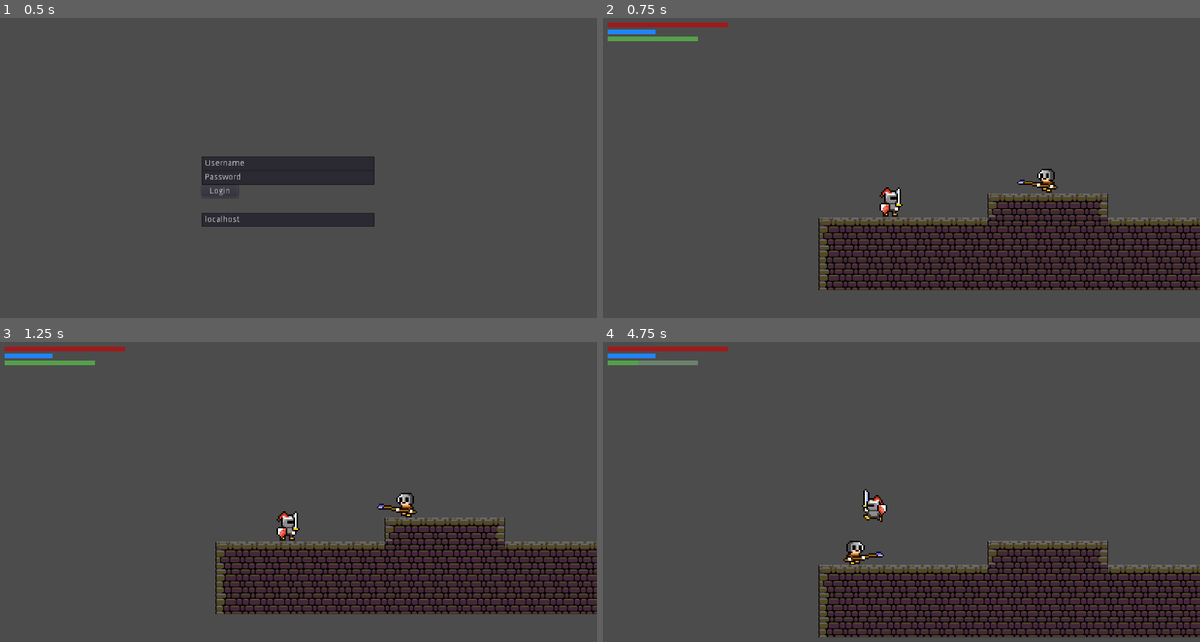
Above: before the commit, frames 1-4 (two rows, left to right).
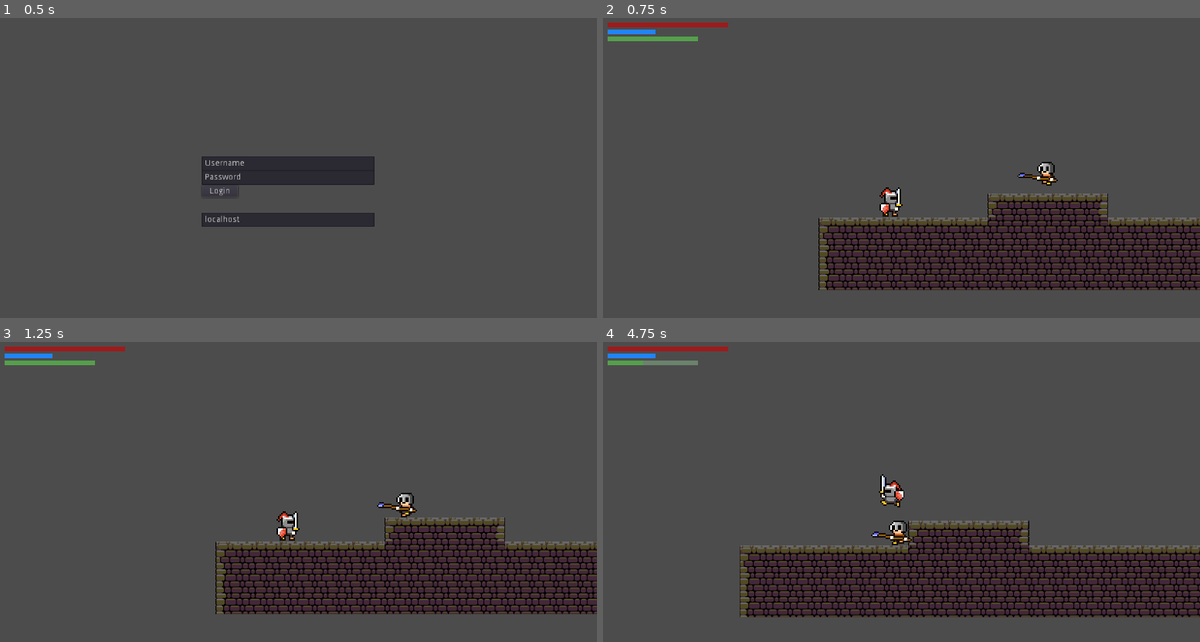
Above: after the commit, the same moments.

Repository: dim35/CEN3031-Project
Game: Godot game, scene res://screens/login_screen/login_screen.tscn
Same seed, same stepped clock (60 frames per second), same inputs: the game is played once before the commit and once after it.
Inputs:
- Up to frame 1 (0.5 s): no input
- Up to frame 2 (0.75 s): click "Login" at 0.5 s
- Up to frame 3 (1.25 s): no input
- Up to frame 4 (4.75 s): hold D (move_right) 1.28-2.03 s; hold X (attack) 1.28-2.03 s; tap Up (jump) at 1.52, 1.55, 1.82, 2.1, 2.27, 2.57, 3.05, 3.77, 4.07, 4.35, 4.52 s; hold A (move_left) 2.03-2.78 s; tap X (attack) at 2.3, 3.6 s; hold X (attack) 2.78-3.53 s; hold D (move_right) 2.78-4.28 s; hold A (move_left) from 4.28 s (still down)

Frame 1 is identical in both runs. In frame 2, 0.3% of the frame differs, in the area x 69-77%, y 47-59%; in frame 3, 0.1%; in frame 4, 21%, in the area x 5-100%, y 6-99%.

Commit message:
Minor code updates

Diff:
--- a/entity_scenes/AnimatedEntity.gd
+++ b/entity_scenes/AnimatedEntity.gd
@@ -27,8 +27,8 @@
 func _physics_process(delta):
 	velocity.y += GRAVITY
 	velocity.x = 0
-	# Updates player's movement based on their velocity
-	velocity = move(velocity)
+	# Plays whatever animation is currently set
+	$Animations.play()
 	pass
 
 
--- a/entity_scenes/Player.gd
+++ b/entity_scenes/Player.gd
@@ -76,5 +76,5 @@
 		update_state("idle")
 		stamina = min(stamina + STAMINA_IDLE_REGEN, MAX_STAMINA)
 
-	# Plays whatever animation is currently set
-	$Animations.play()
+	# Updates player's movement based on their velocity
+	velocity = move(velocity)
--- a/entity_scenes/Player.tscn
+++ b/entity_scenes/Player.tscn
@@ -1,18 +1,18 @@
 [gd_scene load_steps=17 format=2]
 
 [ext_resource path="res://entity_scenes/Player.gd" type="Script" id=1]
-[ext_resource path="res://assets/animation_sprites/idle-1.png" type="Texture" id=2]
-[ext_resource path="res://assets/animation_sprites/idle-0.png" type="Texture" id=3]
-[ext_resource path="res://assets/animation_sprites/walking-0.png" type="Texture" id=4]
-[ext_resource path="res://assets/animation_sprites/walking-1.png" type="Texture" id=5]
-[ext_resource path="res://assets/animation_sprites/walking-2.png" type="Texture" id=6]
-[ext_resource path="res://assets/animation_sprites/walking-3.png" type="Texture" id=7]
-[ext_resource path="res://assets/animation_sprites/walking-4.png" type="Texture" id=8]
-[ext_resource path="res://assets/animation_sprites/walking-5.png" type="Texture" id=9]
-[ext_resource path="res://assets/animation_sprites/knight-jump-0.png" type="Texture" id=10]
-[ext_resource path="res://assets/animation_sprites/attacking-0.png" type="Texture" id=11]
-[ext_resource path="res://assets/animation_sprites/attacking-1.png" type="Texture" id=12]
-[ext_resource path="res://assets/animation_sprites/attacking-2.png" type="Texture" id=13]
+[ext_resource path="res://assets/animation_sprites/attacking-0.png" type="Texture" id=2]
+[ext_resource path="res://assets/animation_sprites/attacking-1.png" type="Texture" id=3]
+[ext_resource path="res://assets/animation_sprites/attacking-2.png" type="Texture" id=4]
+[ext_resource path="res://assets/animation_sprites/walking-0.png" type="Texture" id=5]
+[ext_resource path="res://assets/animation_sprites/walking-1.png" type="Texture" id=6]
+[ext_resource path="res://assets/animation_sprites/walking-2.png" type="Texture" id=7]
+[ext_resource path="res://assets/animation_sprites/walking-3.png" type="Texture" id=8]
+[ext_resource path="res://assets/animation_sprites/walking-4.png" type="Texture" id=9]
+[ext_resource path="res://assets/animation_sprites/walking-5.png" type="Texture" id=10]
+[ext_resource path="res://assets/animation_sprites/knight-jump-0.png" type="Texture" id=11]
+[ext_resource path="res://assets/animation_sprites/idle-1.png" type="Texture" id=12]
+[ext_resource path="res://assets/animation_sprites/idle-0.png" type="Texture" id=13]
 
 [sub_resource type="CapsuleShape2D" id=1]
 
@@ -24,25 +24,25 @@
 [sub_resource type="SpriteFrames" id=2]
 
 animations = [ {
-"frames": [ ExtResource( 2 ), ExtResource( 3 ) ],
+"frames": [ ExtResource( 2 ), ExtResource( 3 ), ExtResource( 4 ) ],
 "loop": true,
-"name": "idle",
-"speed": 5.0
+"name": "attacking",
+"speed": 6.0
 }, {
-"frames": [ ExtResource( 4 ), ExtResource( 5 ), ExtResource( 6 ), ExtResource( 7 ), ExtResource( 8 ), ExtResource( 9 ) ],
+"frames": [ ExtResource( 5 ), ExtResource( 6 ), ExtResource( 7 ), ExtResource( 8 ), ExtResource( 9 ), ExtResource( 10 ) ],
 "loop": true,
 "name": "walking",
 "speed": 8.0
 }, {
-"frames": [ ExtResource( 10 ) ],
+"frames": [ ExtResource( 11 ) ],
 "loop": true,
 "name": "falling",
 "speed": 5.0
 }, {
-"frames": [ ExtResource( 11 ), ExtResource( 12 ), ExtResource( 13 ) ],
+"frames": [ ExtResource( 12 ), ExtResource( 13 ) ],
 "loop": true,
-"name": "attacking",
-"speed": 6.0
+"name": "idle",
+"speed": 5.0
 } ]
 
 [sub_resource type="CapsuleShape2D" id=3]
@@ -51,7 +51,7 @@
 radius = 8.11261
 height = 1.83669
 
-[node name="Player" type="KinematicBody2D" index="0"]
+[node name="Player" type="KinematicBody2D"]
 
 position = Vector2( 864, 128 )
 scale = Vector2( 2, 2 )
